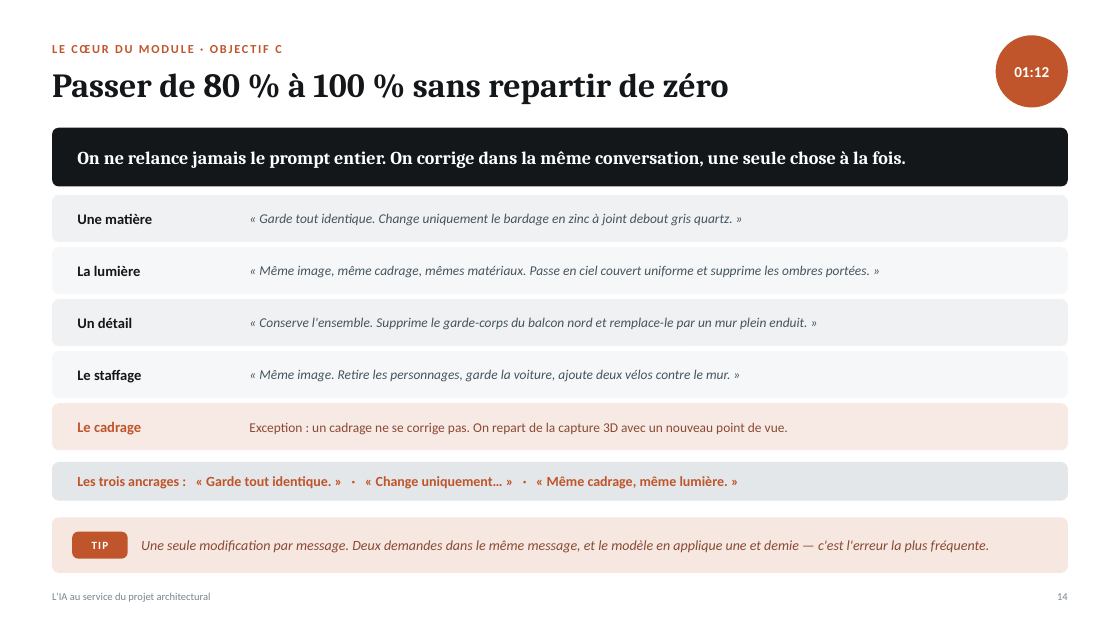
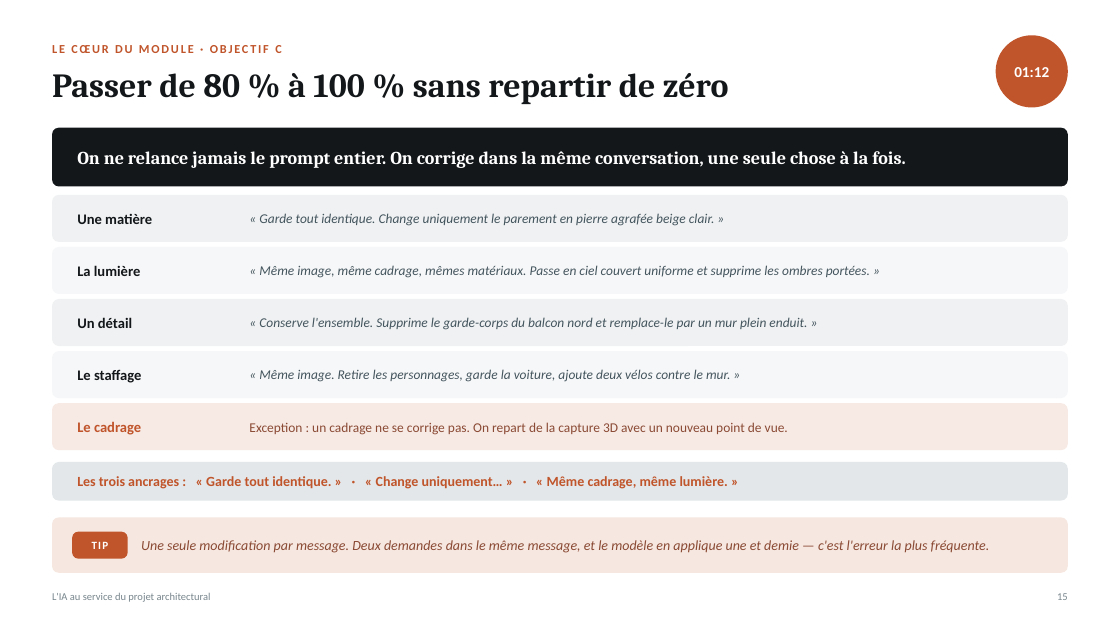
Before and after one commit to ancaagency/page-de-vente-Alba, a slide deck: slide 15 of formation-ia-architectes/formation-ia-architectes.pptx (slide 14 before the commit). Drawn at 1120x630 pixels with LibreOffice and Linux fonts; fonts in the diff are those of the drawing. Boxes give left, top, right and bottom in pixels: in the first picture for what was removed or moved away, otherwise in the second. Text is boxed around its words. In the diff, an @@ line names an element or a change of style, - is before the commit and + after.

```diff
--- a/formation-ia-architectes/formation-ia-architectes.pptx
+++ b/formation-ia-architectes/formation-ia-architectes.pptx
@@ text at (259, 213, 715, 226): text changed @@
-« Garde tout identique. Change uniquement le bardage en zinc à joint debout gris quartz. »
+« Garde tout identique. Change uniquement le parement en pierre agrafée beige clair. »
@@ text at (1057, 593, 1068, 600): text changed @@
-14
+15
```
Also in this commit, not shown: 25 other slides changed, 1 slide added, 3 other files.
